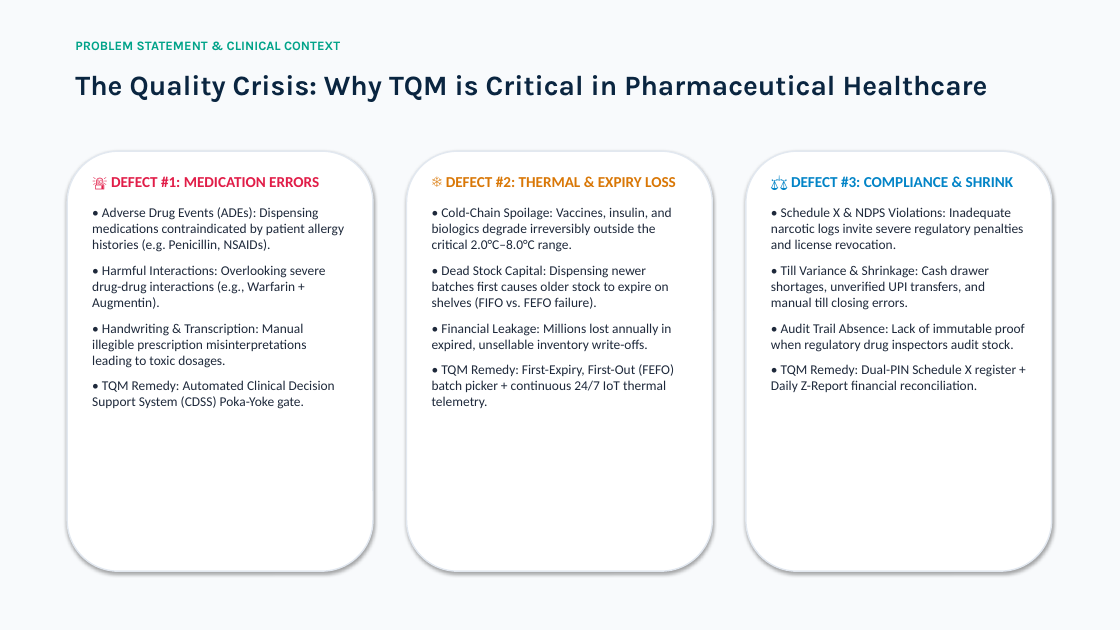
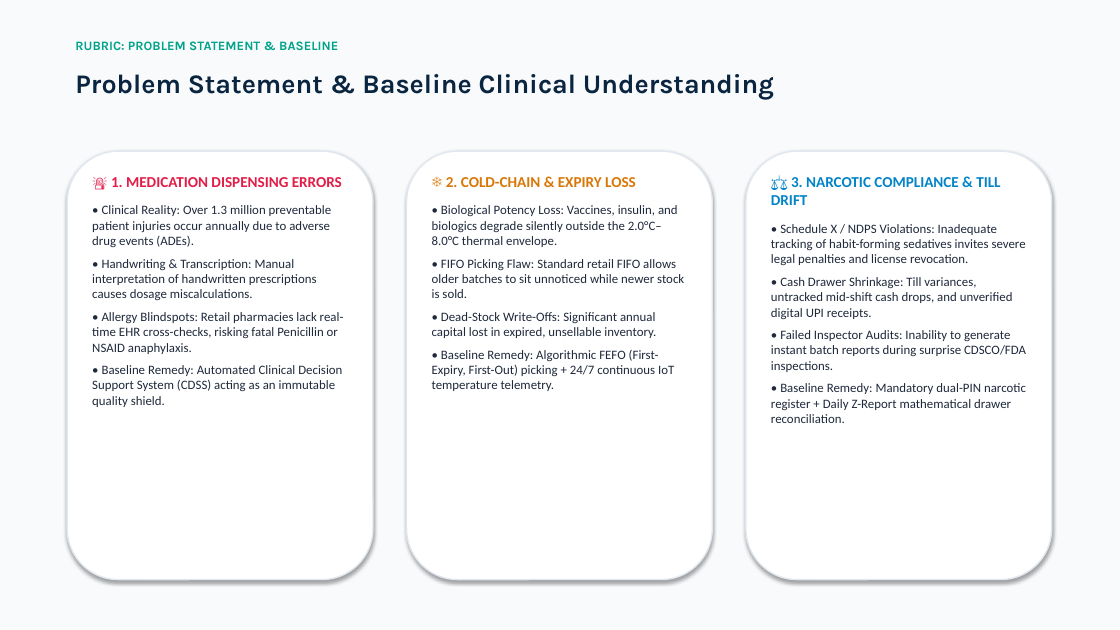
Before and after one commit to Piyush7251/Pharmacy_Management_System, a slide deck: slide 2 of AegisPharm_TQM_Presentation_Piyush_Bhatt.pptx. Drawn at 1120x630 pixels with LibreOffice and Linux fonts; fonts in the diff are those of the drawing. Boxes give left, top, right and bottom in pixels: in the first picture for what was removed or moved away, otherwise in the second. Text is boxed around its words. In the diff, an @@ line names an element or a change of style, - is before the commit and + after.

Commit message:
docs: add Review 1 IEEE 830 SRS, aligned TQM presentation slides, and live demonstration guide

```diff
--- a/AegisPharm_TQM_Presentation_Piyush_Bhatt.pptx
+++ b/AegisPharm_TQM_Presentation_Piyush_Bhatt.pptx
@@ text at box(75, 41, 338, 50): text changed @@
-PROBLEM STATEMENT & CLINICAL CONTEXT
+RUBRIC: PROBLEM STATEMENT & BASELINE
@@ text at box(75, 74, 774, 100): text changed; size 24 to 23 pt @@
-The Quality Crisis: Why TQM is Critical in Pharmaceutical Healthcare
+Problem Statement & Baseline Clinical Understanding
@@ rounded rectangle: place and size @@
-rounded rectangle at box(67, 151, 373, 571)
+rounded rectangle at box(67, 151, 373, 580)
@@ text at box(92, 177, 344, 407): text changed; size 11.5 to 11 pt @@
-🚨 DEFECT #1: MEDICATION ERRORS
-• Adverse Drug Events (ADEs): Dispensing medications contraindicated by patient allergy histories (e.g. Penicillin, NSAIDs).
-• Harmful Interactions: Overlooking severe drug-drug interactions (e.g., Warfarin + Augmentin).
-• Handwriting & Transcription: Manual illegible prescription misinterpretations leading to toxic dosages.
-• TQM Remedy: Automated Clinical Decision Support System (CDSS) Poka-Yoke gate.
+🚨 1. MEDICATION DISPENSING ERRORS
+• Clinical Reality: Over 1.3 million preventable patient injuries occur annually due to adverse drug events (ADEs).
+• Handwriting & Transcription: Manual interpretation of handwritten prescriptions causes dosage miscalculations.
+• Allergy Blindspots: Retail pharmacies lack real-time EHR cross-checks, risking fatal Penicillin or NSAID anaphylaxis.
+• Baseline Remedy: Automated Clinical Decision Support System (CDSS) acting as an immutable quality shield.
@@ rounded rectangle: place and size @@
-rounded rectangle at box(407, 151, 712, 571)
+rounded rectangle at box(407, 151, 712, 580)
@@ text at box(432, 177, 684, 391): text changed; size 11.5 to 11 pt @@
-❄️ DEFECT #2: THERMAL & EXPIRY LOSS
-• Cold-Chain Spoilage: Vaccines, insulin, and biologics degrade irreversibly outside the critical 2.0°C–8.0°C range.
-• Dead Stock Capital: Dispensing newer batches first causes older stock to expire on shelves (FIFO vs. FEFO failure).
-• Financial Leakage: Millions lost annually in expired, unsellable inventory write-offs.
-• TQM Remedy: First-Expiry, First-Out (FEFO) batch picker + continuous 24/7 IoT thermal telemetry.
+❄️ 2. COLD-CHAIN & EXPIRY LOSS
+• Biological Potency Loss: Vaccines, insulin, and biologics degrade silently outside the 2.0°C–8.0°C thermal envelope.
+• FIFO Picking Flaw: Standard retail FIFO allows older batches to sit unnoticed while newer stock is sold.
+• Dead-Stock Write-Offs: Significant annual capital lost in expired, unsellable inventory.
+• Baseline Remedy: Algorithmic FEFO (First-Expiry, First-Out) picking + 24/7 continuous IoT temperature telemetry.
@@ rounded rectangle: place and size @@
-rounded rectangle at box(746, 151, 1052, 571)
+rounded rectangle at box(746, 151, 1052, 580)
@@ text at box(771, 177, 1026, 423): text changed; size 11.5 to 11 pt @@
-⚖️ DEFECT #3: COMPLIANCE & SHRINK
-• Schedule X & NDPS Violations: Inadequate narcotic logs invite severe regulatory penalties and license revocation.
-• Till Variance & Shrinkage: Cash drawer shortages, unverified UPI transfers, and manual till closing errors.
-• Audit Trail Absence: Lack of immutable proof when regulatory drug inspectors audit stock.
-• TQM Remedy: Dual-PIN Schedule X register + Daily Z-Report financial reconciliation.
+⚖️ 3. NARCOTIC COMPLIANCE & TILL DRIFT
+• Schedule X / NDPS Violations: Inadequate tracking of habit-forming sedatives invites severe legal penalties and license revocation.
+• Cash Drawer Shrinkage: Till variances, untracked mid-shift cash drops, and unverified digital UPI receipts.
+• Failed Inspector Audits: Inability to generate instant batch reports during surprise CDSCO/FDA inspections.
+• Baseline Remedy: Mandatory dual-PIN narcotic register + Daily Z-Report mathematical drawer reconciliation.
```
Also in this commit, not shown: 7 other slides changed, 6 slides added, 6 slides removed, 7 other files.
